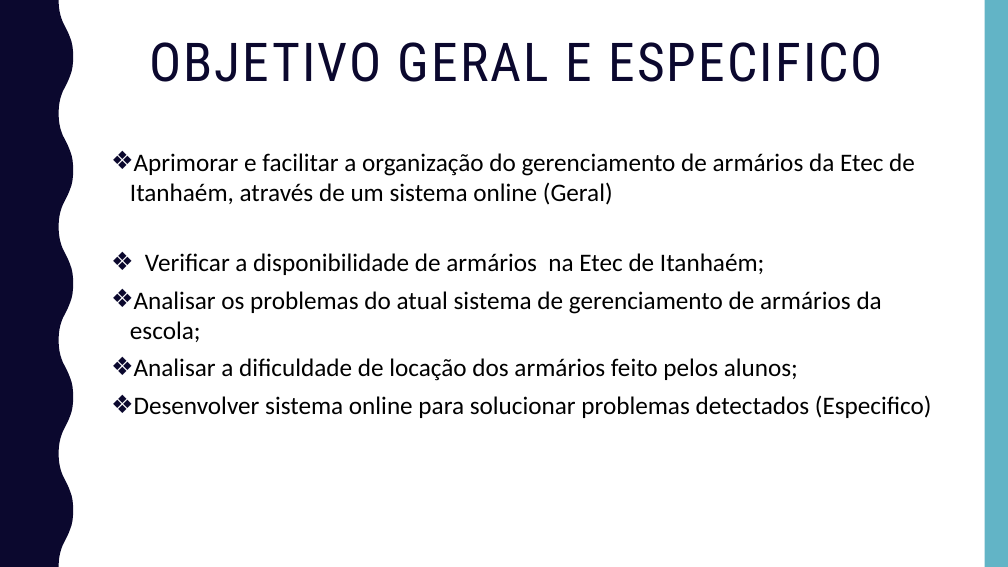
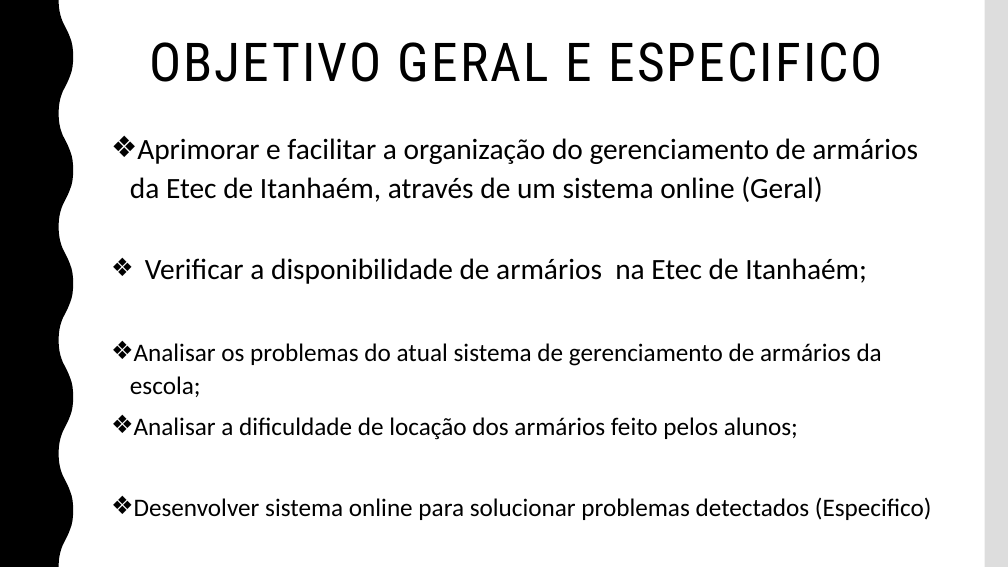
Before and after one commit to lucasdeaquino/TCC-armarios, a slide deck: slide 5 of Ricardo/2 Previaesse.pptx. Drawn at 1008x567 pixels with LibreOffice and Linux fonts; fonts in the diff are those of the drawing; background and template pictures are left out. Boxes give left, top, right and bottom in pixels: in the first picture for what was removed or moved away, otherwise in the second. Text is boxed around its words. In the diff, an @@ line names an element or a change of style, - is before the commit and + after.

```diff
--- a/Ricardo/2 Previaesse.pptx
+++ b/Ricardo/2 Previaesse.pptx
@@ freeform shape at [0, 0, 73, 567]: fill #0B082E to #000000 @@
@@ rectangle at [985, 0, 1008, 567]: fill #62B4C6 to #DDDDDD @@
@@ title "OBJETIVO GERAL E ESPECIFICO" at [149, 42, 883, 82]: text colour #0B082E to #000000 @@
@@ text "Aprimorar e facilitar a organização ...": place and size @@
-text "Aprimorar e facilitar a organização ..." at [130, 153, 932, 418]
+text "Aprimorar e facilitar a organização ..." at [130, 138, 932, 520]
@@ text "Aprimorar e facilitar a organização ..." at [130, 138, 932, 520]: size 24 to 28 pt in "Aprimorar e facilitar a organização do gerenciamento ...", "Verificar a disponibilidade de armários na Etec ..."; line spacing 1 to 1.1; bullet colour #0B082E to #000000 @@
```
Also in this commit, not shown: 10 other slides changed, 1 slide added.
